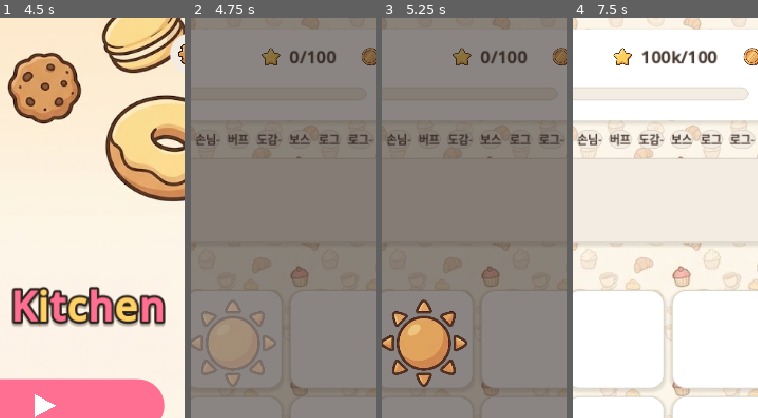
Above: before the commit, frames 1-4 (left to right).
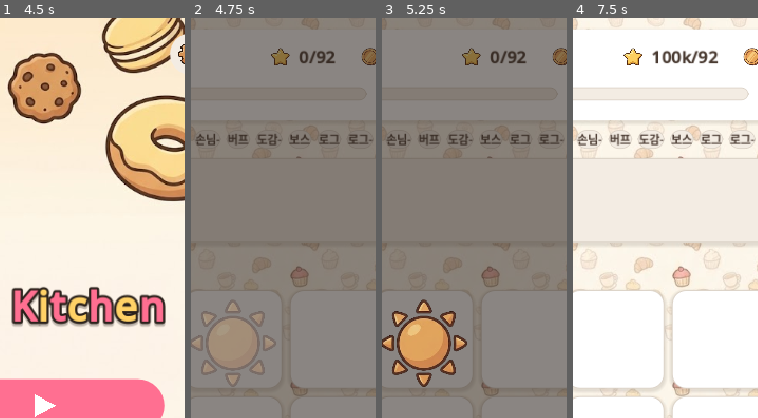
Above: after the commit, the same moments.

Repository: yellyB/game-slot-kitchen
Game: Godot game, scene res://scenes/Main.tscn
Two runs of this game, one before a commit and one after it. Both use one fixed random seed, a clock stepped at 60 frames per second and the inputs below. Sound files missing from this copy of the repository are replaced by a short silence.
Inputs (mouse positions are % of the whole screen's width and height, from its top left):
- Up to frame 1 (4.5 s): tap Enter at 0.5 s; move the mouse to (45, 70) at 0.52 s; hold W 0.53-1.25 s; tap Q at 0.6 s; click (45, 70) at 0.67 s; tap Space at 0.77 s; click (11, 5) at 1.25 s; drag from (80, 65) to (45, 70) at 2.02 s; move the mouse to (20, 35) at 2.77 s; hold A 2.78-3.5 s; tap R at 2.85 s; drag from (55, 50) to (20, 35) at 3.52 s; move the mouse to (35, 25) at 4.27 s; hold S from 4.28 s (still down); tap Z at 4.35 s
- Up to frame 2 (4.75 s): keep holding S; tap Space at 4.52 s
- Up to frame 3 (5.25 s): release S at 5 s; drag from (21, 40) to (35, 25) at 5.02 s
- Up to frame 4 (7.5 s): move the mouse to (50, 40) at 5.77 s; hold W 5.78-6.5 s; tap C at 5.85 s; click (50, 40) at 5.92 s; click "+10만" at 6.5 s; click "별+10만" at 7.25 s
The pictures show only the part of the screen within x 39-89%, y 0-50%; the shares and areas given below are measured in that part.

Frame 1 is identical in both runs. In frame 2, 0.8% of the frame differs, in the area x 38-79%, y 7-12%; in frame 3, 0.8%; in frame 4, 1.3%, in the area x 21-79%, y 7-12%.

Commit message:
목표 곡선 실측화 + 보스전(4주차) 편중
- 주차 관문을 ONBOARD_GATES(주차별 누적)로 직접 지정. m1~m2 실측
  (100/220/300/440, 350/690/1350/2700), m3~m8은 실측 추세 감속 추정,
  m9+는 기존 공식(월 목표 단조증가, 역전 없음).
- PRE_BOSS_MULT(0.92): 매달 1~3주 관문을 낮추고 줄인 몫을 4주차
  스파이크로 흡수(월 총량 보존). 공식 구간에도 공통 적용.

Co-Authored-By: Claude Opus 4.8 (1M context) <noreply@anthropic.com>

Diff:
--- a/data/levels.gd
+++ b/data/levels.gd
@@ -12,20 +12,28 @@
 ## 월세 = 볼록 곡선(완만한 기본 복리 + 후반 가속 항). 초반은 거의 그대로(온보딩 보호),
 ## 중후반은 가파르게 올라 스노우볼을 오래 압박. 실로그(중간빌드 월매출)에 맞춰 튜닝. SIM_GROWTH로 스윕.
 ##   rent(mi) = BASE × ( GROWTH^mi + ACCEL_W × (ACCEL^mi − 1) )   (mi=0-base 개월)
-const RENT_BASE := 4000    # 곡선 기준값(mi>=onboarding 스케일). 초반은 RENT_ONBOARD로 별도.
-# 1~6개월차 목표점수 — 점수제(÷100·×10, 램프 상한으로 점수 정체). 7개월차+는 아래 곡선 공식.
-#   램프 정체 구간(~1만~1.5만)을 관통하며 상향 → 약빌드 m3, 강/숙련 m6~7 탈락.
-const RENT_ONBOARD := [440, 1200, 3500, 7000, 13000, 22000]
+const RENT_BASE := 4000    # 곡선 기준값(mi>=onboarding 스케일). 온보딩(1~6개월차)은 ONBOARD_GATES로 별도.
+# 1~8개월차 주차별 누적 관문 [주1,주2,주3,주4]; 주4=월 목표. m1~m2 실측, m3~m8 추정. 9개월차+는 공식.
+const ONBOARD_GATES := [
+	[100, 220, 300, 440],
+	[350, 690, 1350, 2700],
+	[910, 1790, 3500, 7000],
+	[1890, 3710, 7250, 14500],
+	[3380, 6660, 13000, 26000],
+	[5460, 10750, 21000, 42000],
+	[7930, 15620, 30500, 61000],
+	[11050, 21760, 42500, 85000],
+]
+# 보스전(4주차) 편중 — 1~3주 관문을 이 배수로 낮추고, 줄인 몫은 4주차 스파이크로 흡수(월 총량 보존).
+const PRE_BOSS_MULT := 0.92
 const RENT_GROWTH := 1.25   # 기본 복리 — 초반 월세 상향(2개월차 여유 축소). 강빌드 12개월 지점은 ACCEL이 결정
 const RENT_ACCEL := 2.50    # 후반 가속 항 복리(볼록) — 시뮬: 강빌드 ~12개월 겨우 통과 후 탈락
 const RENT_ACCEL_W := 0.02  # 가속 항 가중(초반 미미 → 후반 지배)
 const WAVE_STEP := 1        # 정의 구간 이후 손님 수 월당 증가
 const WAVE_CAP := 18        # 손님 수(per_wave) 상한 — 처리량/화면 한계
-# 주 관문 = 월 목표의 누적 분배(볼록: 첫주 최소→월말 최대). 증가분 비중, 누적합이 그 주 관문·전체합이 월 목표.
-# 항목 수 = WEEKS_PER_MONTH. 예) [1,2,3,4] → 누적 관문 0.1·0.3·0.6·1.0 (월말 = 월 목표).
+# 주 관문 = 월 목표의 누적 분배(볼록: 첫주 최소→월말 최대). 7개월차+(ONBOARD_GATES 이후 공식 구간)에만 쓰임.
+# 온보딩(1~6개월차)은 ONBOARD_GATES에서 주차 관문을 직접 지정한다.
 const WEEK_TARGET_WEIGHTS := [1, 2, 3, 4]
-# 1개월차(온보딩) 전용 주 가중치 — 실플레이 실측(106/226/308/459)에 맞춘 누적 관문 100·220·300·440.
-const ONBOARD_M1_WEIGHTS := [10, 12, 8, 14]
 
 # waves(주차별 손님 수)만 정의 — 월세는 공식(_monthly_rent). 정의 이후는 마지막 달 waves 연장.
 const MONTHS := [
@@ -43,8 +51,8 @@
 
 ## 이 달(0-base)의 월세 — 볼록 곡선(완만 기본 복리 + 후반 가속). 무한 공식. SIM_GROWTH로 기본 복리 스윕.
 static func _monthly_rent(mi: int) -> int:
-	if mi < RENT_ONBOARD.size():
-		return int(RENT_ONBOARD[mi])   # 온보딩 램프 — 곡선과 분리(후반 압박 유지하며 초반 관문만 완화)
+	if mi < ONBOARD_GATES.size():
+		return int((ONBOARD_GATES[mi] as Array)[WEEKS_PER_MONTH - 1])   # 온보딩 월 목표 = 그 달 4주차 관문
 	var g := RENT_GROWTH
 	if OS.has_environment("SIM_GROWTH"):
 		g = float(OS.get_environment("SIM_GROWTH"))
@@ -61,16 +69,15 @@
 	return mini(base + WAVE_STEP * (mi - (MONTHS.size() - 1)), WAVE_CAP)
 
 ## 이번 주(0-base wi) 누적 관문 — 월 목표 mr을 WEEK_TARGET_WEIGHTS로 볼록 분배. 월말은 정확히 mr.
-static func _week_gate(mr: int, wi: int, mi: int) -> int:
+static func _week_gate(mr: int, wi: int) -> int:
 	if wi >= WEEKS_PER_MONTH - 1:
 		return mr
-	var weights: Array = ONBOARD_M1_WEIGHTS if mi == 0 else WEEK_TARGET_WEIGHTS
 	var total := 0
-	for x in weights:
+	for x in WEEK_TARGET_WEIGHTS:
 		total += int(x)
 	var cum := 0
 	for i in wi + 1:
-		cum += int(weights[i])
+		cum += int(WEEK_TARGET_WEIGHTS[i])
 	return int(round(float(mr) * float(cum) / float(total)))
 
 
@@ -82,13 +89,17 @@
 	var is_end := wi == WEEKS_PER_MONTH - 1
 	var pw := _waves(mi, wi)
 	var mr := _monthly_rent(mi)
+	var gate := int((ONBOARD_GATES[mi] as Array)[wi]) if mi < ONBOARD_GATES.size() else _week_gate(mr, wi)
+	if not is_end:
+		gate = int(round(float(gate) * PRE_BOSS_MULT))
 	if OS.has_environment("SIM_LOAD"):
 		var mult := float(OS.get_environment("SIM_LOAD"))
 		if mult > 1.0:
 			pw = int(round(float(pw) * mult))
 	if OS.has_environment("SIM_RENT"):
-		mr = int(round(float(mr) * float(OS.get_environment("SIM_RENT"))))
-	var gate := _week_gate(mr, wi, mi)
+		var rmult := float(OS.get_environment("SIM_RENT"))
+		mr = int(round(float(mr) * rmult))
+		gate = int(round(float(gate) * rmult))
 	return {
 		"per_wave": pw,
 		"month": mi + 1,
